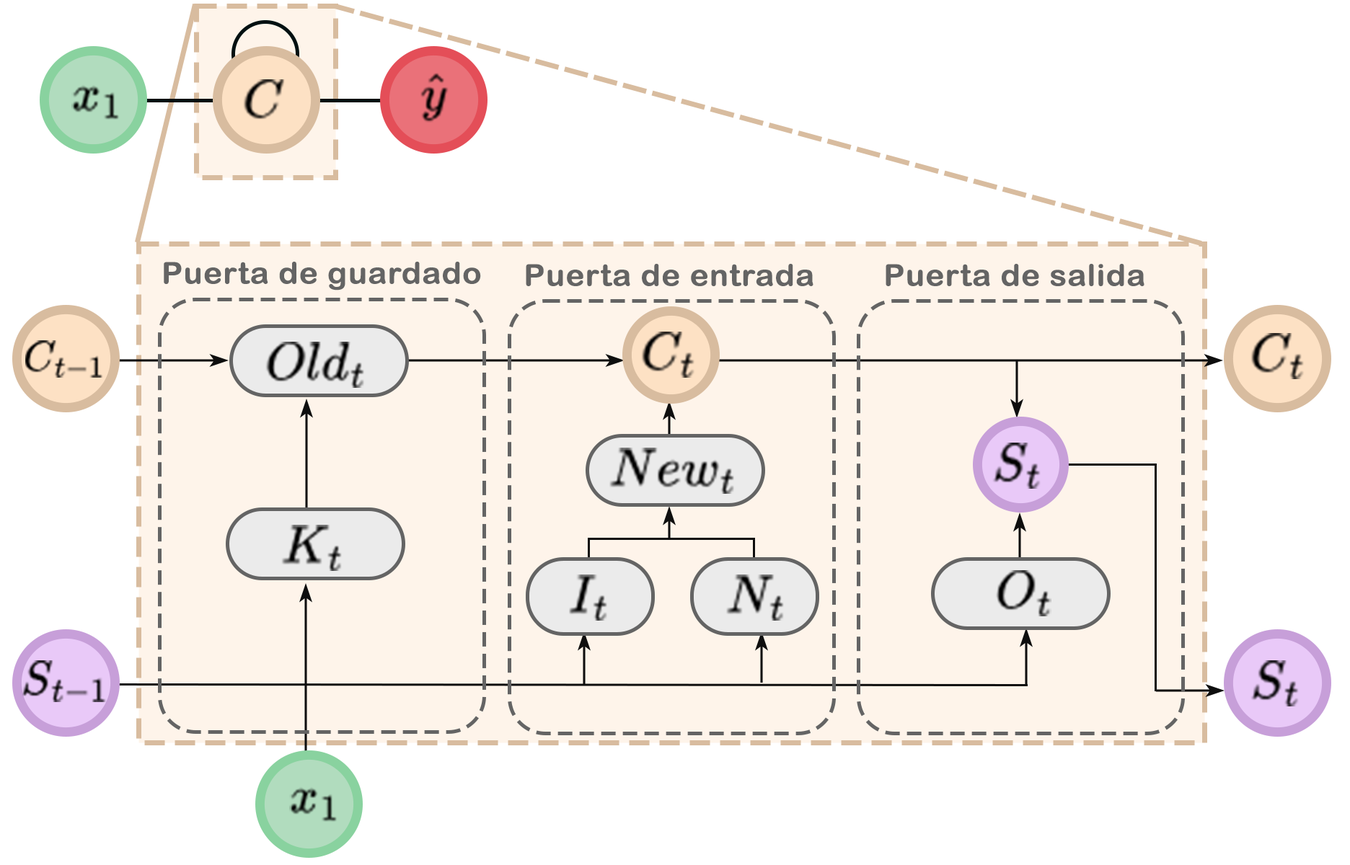
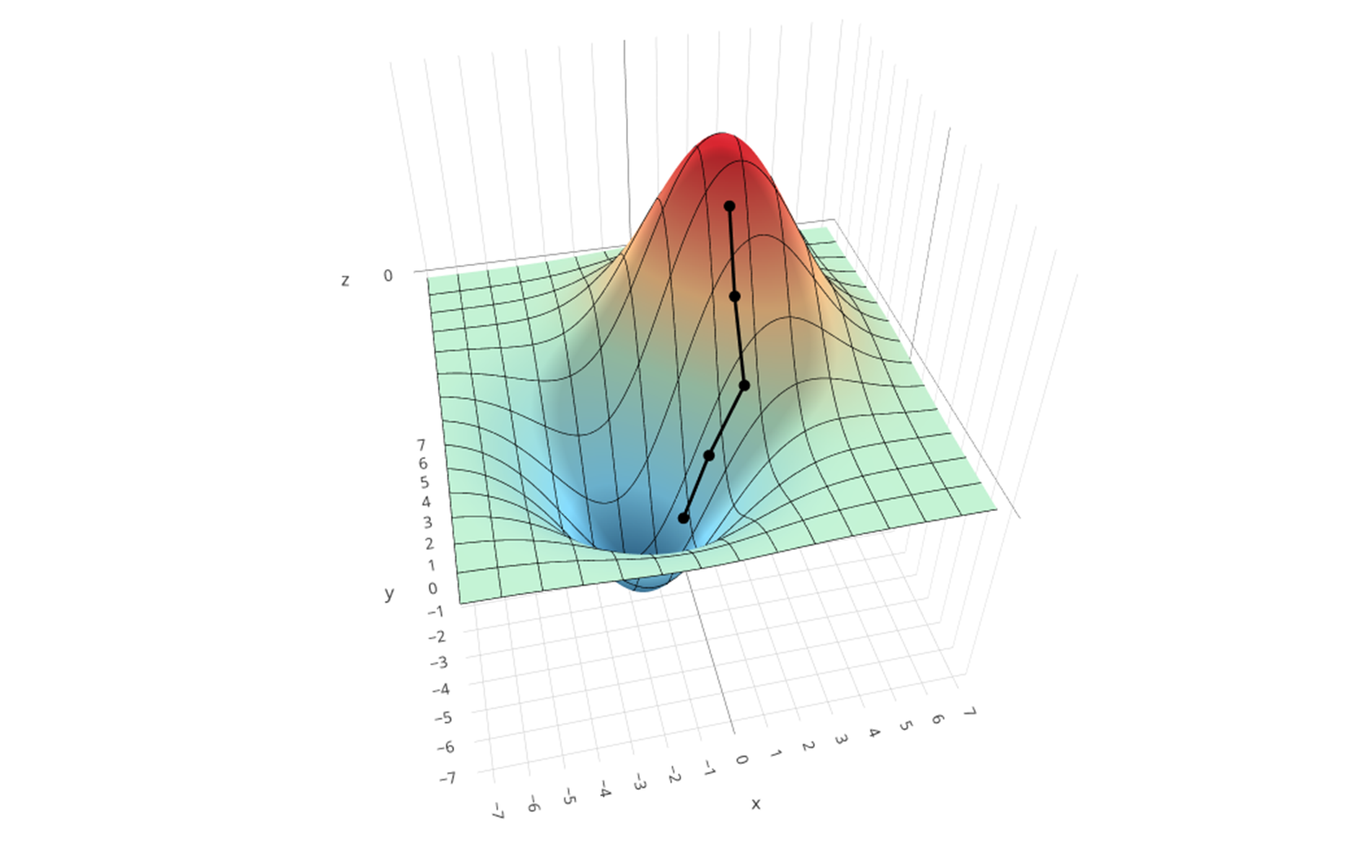
Layers edited between the first and the second w=1350, h=865 image:
added layer "desc_gradiente" above "Estructura LSTM" over bbox(12, 3, 1331, 858)
hid group "Estructura LSTM" (75 layers) over bbox(12, 3, 1331, 858)
painted on "new" over bbox(609, 447, 734, 494)
painted on "k" over bbox(281, 524, 342, 572)
painted on "I" over bbox(568, 574, 608, 621)
painted on "N" over bbox(725, 574, 784, 621)
painted on "O" over bbox(994, 570, 1052, 617)
painted on "old" over bbox(265, 341, 365, 388)
painted on "Rectángulo redondeado 1" (1st of 3, in "Estructura LSTM" › "neurona de memoria" › "Salida") over bbox(860, 313, 869, 337)
painted on "Rectángulo redondeado 1" (2nd of 3, in "Estructura LSTM" › "neurona de memoria" › "Entrada") over bbox(511, 313, 520, 321)
painted on "Rectángulo redondeado 2" (3rd of 4, in "Estructura LSTM" › "neurona de memoria" › "Guardado") over bbox(395, 379, 401, 384)
painted on "Rectángulo redondeado 1" (3rd of 3, in "Estructura LSTM" › "neurona de memoria" › "Guardado") over bbox(159, 297, 486, 731)
painted on "Elipse 1" (1st of 4, in "Estructura LSTM" › "neurona de memoria" › "Cuadros") over bbox(333, 768, 354, 843)
painted on "Neurona azul" (2nd of 6, in "Estructura LSTM" › "neurona de memoria" › "Cuadros") over bbox(1303, 323, 1318, 339)
painted on "Neurona roja" (1st of 2, in "Estructura LSTM" › "Red" › "Neuronas") over bbox(452, 65, 479, 151)
painted on "Elipse 1" (2nd of 4, in "Estructura LSTM" › "Red" › "Neuronas") over bbox(117, 64, 138, 138)
painted on "Elipse 2" over bbox(277, 23, 296, 86)
painted on "Línea 60" over bbox(151, 93, 177, 173)
painted on "Línea 59" over bbox(406, 28, 725, 117)
painted on "Rectángulo 5" over bbox(885, 241, 927, 247)
